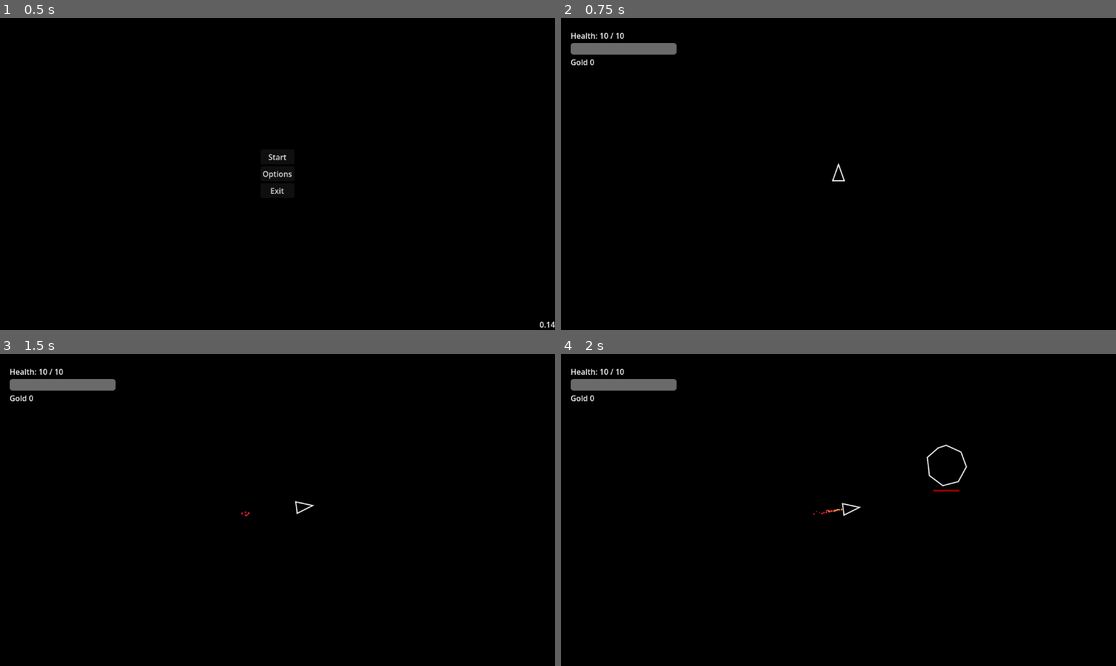
Above: before the commit, frames 1-4 (two rows, left to right).
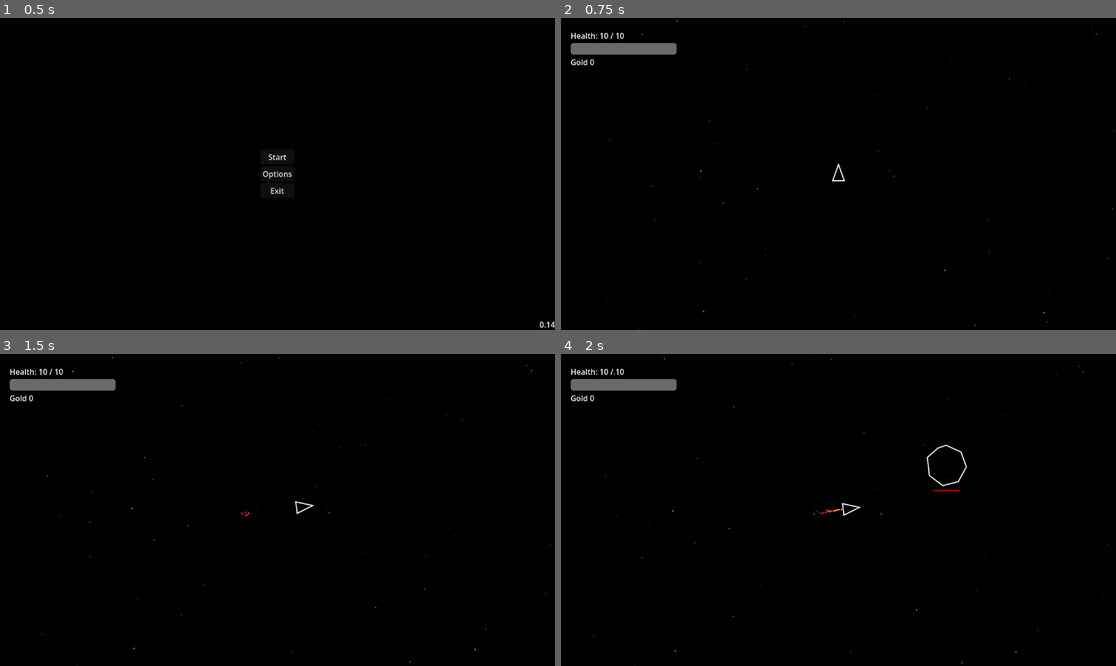
Above: after the commit, the same moments.

Repository: Jarmahent/RogueInvader
Game: Godot game, scene res://main.tscn
Two runs of this game, one before a commit and one after it. Both use one fixed random seed, a clock stepped at 60 frames per second and the inputs below.
Inputs (mouse positions are in pixels of both pictures, inside the frame that each line leads up to):
- Up to frame 1 (0.5 s): no input
- Up to frame 2 (0.75 s): click "Start" at 0.5 s
- Up to frame 3 (1.5 s): tap Enter at 1.25 s; move the mouse to (399, 494) at 1.27 s; hold W (thrust) from 1.28 s (still down); tap Space (dash) at 1.35 s
- Up to frame 4 (2 s): keep holding W (thrust)

Frame 1 is identical in both runs. In frame 2, less than 0.1% of the frame differs, in the area x 4-100%, y 0-100%; in frame 3, less than 0.1%; in frame 4, less than 0.1%.

Commit message:
Added parralax background

Diff:
--- /dev/null
+++ b/common/backgrounds/star_layer.gd
@@ -0,0 +1,40 @@
+extends Node2D
+
+
+@export var star_count: int = 350
+@export var star_seed: int = 100
+@export var minimum_radius: float = 0.5
+@export var maximum_radius: float = 1.0
+@export var star_color: Color = Color(0.7, 0.8, 1.0, 0.5)
+
+const TILE_SIZE: float = 2048.0
+
+
+# Called when the node enters the scene tree for the first time.
+func _ready() -> void:
+	pass # Replace with function body.
+
+
+# Called every frame. 'delta' is the elapsed time since the previous frame.
+func _process(delta: float) -> void:
+	pass
+
+func _draw() -> void:
+	var random := RandomNumberGenerator.new()
+	random.seed = star_seed
+
+	for index in range(star_count):
+		var star_position := Vector2(
+			random.randf_range(3.0, TILE_SIZE - 3.0),
+			random.randf_range(3.0, TILE_SIZE - 3.0)
+		)
+
+		var radius := random.randf_range(
+			minimum_radius,
+			maximum_radius
+		)
+
+		var color := star_color
+		color.a * random.randf_range(0.4, 1.0)
+
+		draw_circle(star_position, radius, color)
--- /dev/null
+++ b/common/backgrounds/starfield.tscn
@@ -0,0 +1,39 @@
+[gd_scene format=3 uid="uid://cls1y13npy4hq"]
+
+[ext_resource type="Script" uid="uid://bj7qljlabcgyi" path="res://common/backgrounds/star_layer.gd" id="1_yddb6"]
+
+[node name="Starfield" type="Node2D" unique_id=2015770375]
+z_index = -10
+
+[node name="FarStars" type="Parallax2D" parent="." unique_id=2145437889]
+scroll_scale = Vector2(0.08, 0.08)
+repeat_size = Vector2(2048, 2048)
+repeat_times = 3
+
+[node name="Stars" type="Node2D" parent="FarStars" unique_id=367767739]
+script = ExtResource("1_yddb6")
+star_count = 150
+
+[node name="MidStars" type="Parallax2D" parent="." unique_id=489790539]
+scroll_scale = Vector2(0.25, 0.25)
+repeat_size = Vector2(2048, 2048)
+repeat_times = 3
+
+[node name="Stars" type="Node2D" parent="MidStars" unique_id=1882594183]
+script = ExtResource("1_yddb6")
+star_count = 100
+star_seed = 200
+minimum_radius = 0.8
+maximum_radius = 1.5
+
+[node name="NearStars" type="Parallax2D" parent="." unique_id=1921067580]
+scroll_scale = Vector2(0.55, 0.55)
+repeat_size = Vector2(2048, 2048)
+repeat_times = 3
+
+[node name="Stars" type="Node2D" parent="NearStars" unique_id=1641211248]
+script = ExtResource("1_yddb6")
+star_count = 50
+star_seed = 300
+minimum_radius = 1.2
+maximum_radius = 2.0
--- a/levels/arena/game.tscn
+++ b/levels/arena/game.tscn
@@ -6,6 +6,7 @@
 [ext_resource type="PackedScene" uid="uid://dr2027bybf5vw" path="res://entities/asteroid/asteroid.tscn" id="3_feb5d"]
 [ext_resource type="PackedScene" uid="uid://42xecwcusspy" path="res://common/ui/pause_menu/pause_menu.tscn" id="4_7jktm"]
 [ext_resource type="PackedScene" uid="uid://d1fv67kii2k3h" path="res://common/ui/market/market.tscn" id="6_ryrav"]
+[ext_resource type="PackedScene" uid="uid://cls1y13npy4hq" path="res://common/backgrounds/starfield.tscn" id="7_0c5bo"]
 
 [node name="Game" type="Node2D" unique_id=1173610803]
 script = ExtResource("1_feb5d")
@@ -55,3 +56,5 @@
 [node name="PauseMenu" parent="." unique_id=1588873985 instance=ExtResource("4_7jktm")]
 
 [node name="Market" parent="." unique_id=1712347134 instance=ExtResource("6_ryrav")]
+
+[node name="Starfield" parent="." unique_id=2015770375 instance=ExtResource("7_0c5bo")]
Not shown, added: common/backgrounds/star_layer.gd.uid
